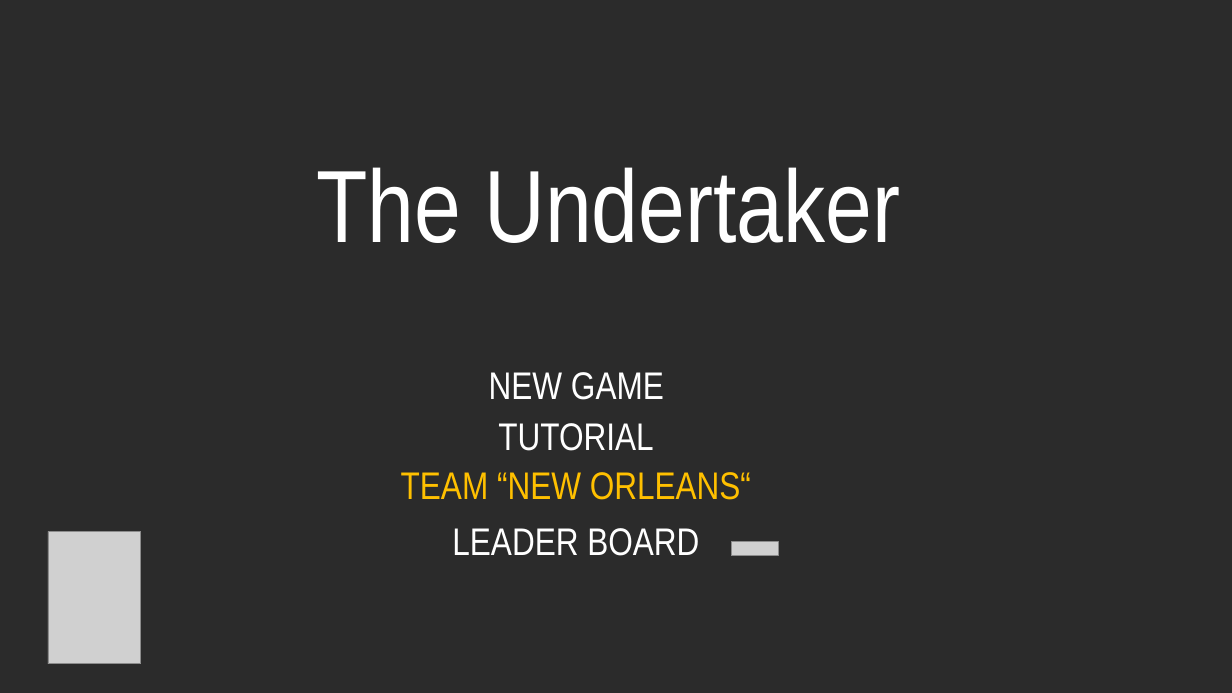
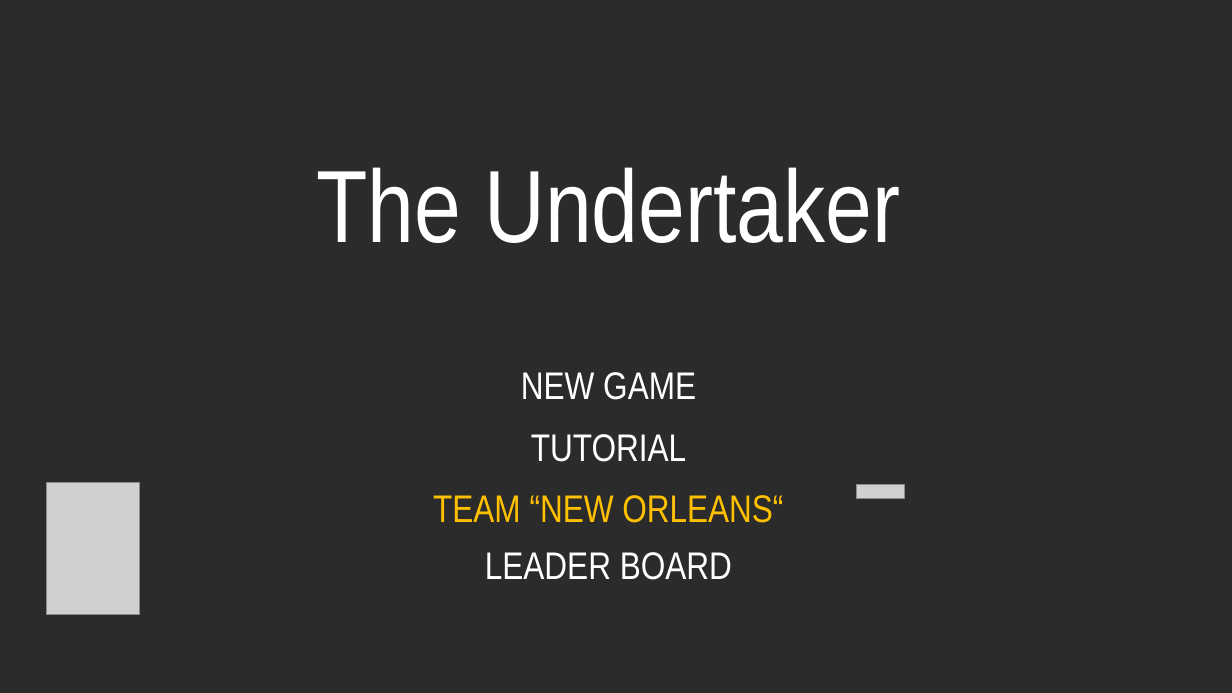
Before and after one commit to Team-New-Orleans/Team-Project, a slide deck: slide 1 of Presentation/The Undertaker.pptx. Drawn at 1232x693 pixels with LibreOffice and Linux fonts; fonts in the diff are those of the drawing; grey boxes stand for pictures; background and template pictures are left out; a plain dark background stands for a picture behind light text. Boxes give left, top, right and bottom in pixels: in the first picture for what was removed or moved away, otherwise in the second. Text is boxed around its words. In the diff, an @@ line names an element or a change of style, - is before the commit and + after.

```diff
--- a/Presentation/The Undertaker.pptx
+++ b/Presentation/The Undertaker.pptx
@@ text "NEW GAME": place and size @@
-text "NEW GAME" at [489, 372, 664, 400]
+text "NEW GAME" at [521, 372, 696, 400]
@@ text "TUTORIAL": place and size @@
-text "TUTORIAL" at [498, 423, 653, 451]
+text "TUTORIAL" at [531, 434, 686, 462]
@@ picture: place and size @@
-picture at [48, 531, 141, 664]
+picture at [46, 482, 140, 615]
@@ text "TEAM “NEW ORLEANS“": place and size @@
-text "TEAM “NEW ORLEANS“" at [401, 472, 751, 500]
+text "TEAM “NEW ORLEANS“" at [433, 495, 783, 523]
@@ picture: place and size @@
-picture at [731, 542, 778, 555]
+picture at [857, 484, 904, 498]
@@ text "LEADER BOARD": place and size @@
-text "LEADER BOARD" at [452, 528, 699, 556]
+text "LEADER BOARD" at [485, 552, 732, 580]
```
Also in this commit, not shown: 3 other slides changed.
